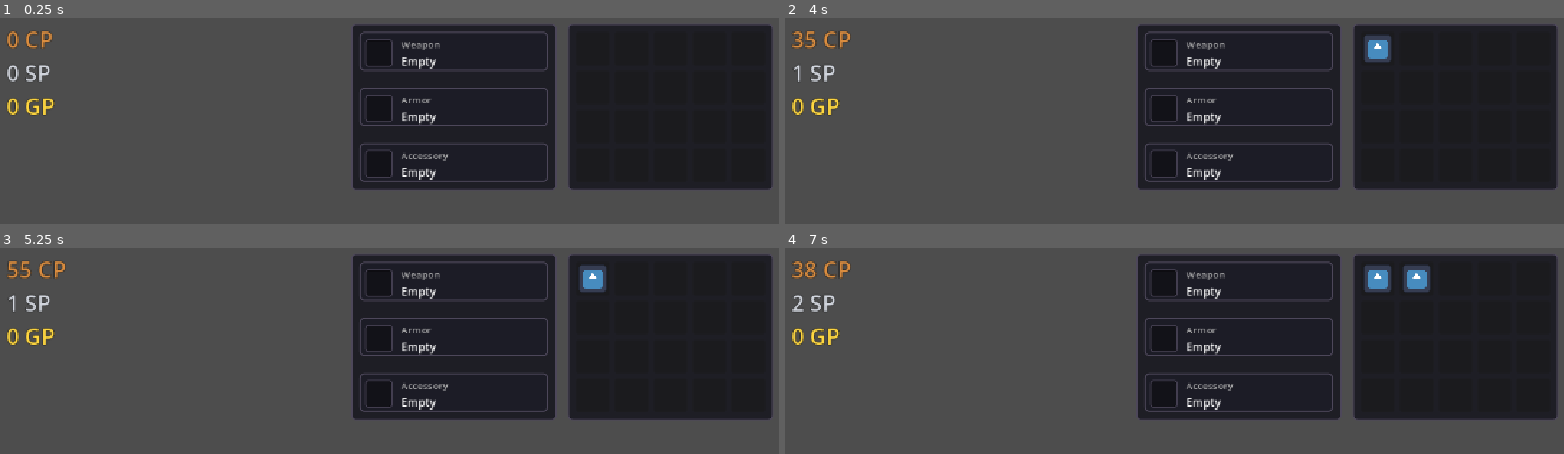
Above: before the commit, frames 1-4 (two rows, left to right).
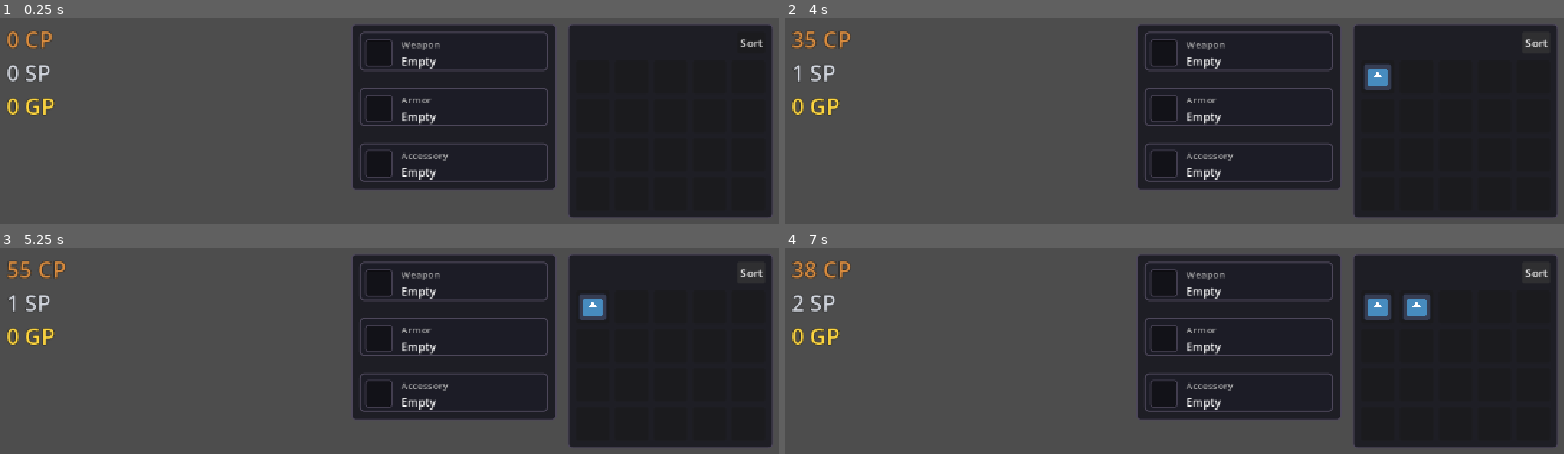
Above: after the commit, the same moments.

Repository: Aranha246/project-idle-fantasy
Game: Godot game, scene res://scenes/Main.tscn
Same seed, same stepped clock (60 frames per second), same inputs: the game is played once before the commit and once after it.
Inputs (mouse positions are in pixels of both pictures, inside the frame that each line leads up to):
- Up to frame 1 (0.25 s): no input
- Up to frame 2 (4 s): click (1532, 42) at 0.5 s, where only the run after the commit has a clickable "Sort"; tap Enter at 1.25, 2.75 s; tap Space at 2, 3.5 s; hold S 2.03-2.78 s
- Up to frame 3 (5.25 s): tap Enter at 4.25 s; hold S from 4.28 s (still down); tap Space at 5 s
- Up to frame 4 (7 s): release S at 6.53 s

The runs differ from the first frame. In frame 1, 3.7% of the frame differs, in the area x 72-100%, y 10-97%; in frame 2, 4.6%; in frame 3, 4.6%; in frame 4, 5.4%, in the area x 72-100%, y 8-97%.

Commit message:
feat: implement item stacking and inventory sorting with UI support

Diff:
--- a/scenes/ui/InventoryUI.tscn
+++ b/scenes/ui/InventoryUI.tscn
@@ -25,12 +25,26 @@
 offset_left = -320.0
 offset_top = 24.0
 offset_right = -24.0
-offset_bottom = 264.0
+offset_bottom = 300.0
 grow_horizontal = 0
 theme_override_styles/panel = SubResource("StyleBoxFlat_panel")
 script = ExtResource("1_inv")
 
-[node name="InventoryGrid" type="GridContainer" parent="."]
+[node name="Layout" type="VBoxContainer" parent="."]
+layout_mode = 2
+theme_override_constants/separation = 10
+
+[node name="Header" type="HBoxContainer" parent="Layout"]
+layout_mode = 2
+alignment = 2
+
+[node name="SortButton" type="Button" parent="Layout/Header"]
+unique_name_in_owner = true
+layout_mode = 2
+tooltip_text = "Sort Inventory (Ctrl+Shift+S)"
+text = "Sort"
+
+[node name="InventoryGrid" type="GridContainer" parent="Layout"]
 unique_name_in_owner = true
 layout_mode = 2
 theme_override_constants/h_separation = 8
--- a/scripts/core/InventoryManager.gd
+++ b/scripts/core/InventoryManager.gd
@@ -6,47 +6,152 @@
 ## `SignalBus.inventory_updated` so the UI stays fully decoupled.
 
 const MAX_CAPACITY: int = 20
+const SORT_COOLDOWN_MS: int = 1000
 
-var _slots: Array[ItemData] = []
+var _slots: Array[InventorySlot] = []
+var _last_sort_time: int = 0
 
 
 func _ready() -> void:
-	_slots.resize(MAX_CAPACITY)
+	for i in MAX_CAPACITY:
+		_slots.append(InventorySlot.new())
 
 
-## Read-only view of the current slots; an empty slot is `null`.
-func get_slots() -> Array[ItemData]:
+## Read-only view of the current slots.
+func get_slots() -> Array[InventorySlot]:
 	return _slots.duplicate()
 
 
-## Places `item` in the first empty slot and returns whether it succeeded.
-## Returns `false` for a null item or when the inventory is full.
-func add_item(item: ItemData) -> bool:
-	if item == null:
+## Adds `item` to the inventory, prioritizing stacking with existing items.
+## Returns `false` if the item could not be fully added (inventory full).
+func add_item(item: ItemData, quantity: int = 1) -> bool:
+	if item == null or quantity <= 0:
 		return false
-	var empty_index: int = _slots.find(null)
-	if empty_index == -1:
-		return false
-	_slots[empty_index] = item
+
+	var remaining_to_add: int = quantity
+
+	# 1. Try stacking in existing partial stacks
+	if item.max_stack_size > 1:
+		for i in _slots.size():
+			var slot: InventorySlot = _slots[i]
+			if slot.can_stack_item(item):
+				var can_add: int = min(remaining_to_add, slot.get_remaining_capacity())
+				slot.stack_count += can_add
+				remaining_to_add -= can_add
+				SignalBus.slot_updated.emit(i)
+
+				if remaining_to_add <= 0:
+					SignalBus.inventory_updated.emit()
+					return true
+
+	# 2. Allocate remaining to new empty slots
+	while remaining_to_add > 0:
+		var empty_index: int = -1
+		for i in _slots.size():
+			if _slots[i].is_empty():
+				empty_index = i
+				break
+
+		if empty_index == -1:
+			SignalBus.inventory_full.emit()
+			# If we added some but not all, we still return false to indicate it wasn't FULLY added
+			# but the partial addition remains.
+			SignalBus.inventory_updated.emit()
+			return false
+
+		var can_add: int = min(remaining_to_add, item.max_stack_size)
+		_slots[empty_index] = InventorySlot.new(item, can_add)
+		remaining_to_add -= can_add
+		SignalBus.slot_updated.emit(empty_index)
+
 	SignalBus.inventory_updated.emit()
 	return true
 
 
-## Returns whether `item` is currently stored in any slot.
+## Reorganizes the inventory: packs empty slots to the end, then sorts by
+## item rarity (descending), item type, and item ID.
+func sort_inventory(force_sort: bool = false) -> void:
+	var current_time: int = Time.get_ticks_msec()
+	if not force_sort and current_time - _last_sort_time < SORT_COOLDOWN_MS:
+		return
+
+	_last_sort_time = current_time
+
+	# 1. Separate items from empty slots
+	var items: Array[InventorySlot] = []
+	for slot in _slots:
+		if not slot.is_empty():
+			items.append(slot)
+
+	# 2. Sort the items
+	items.sort_custom(func(a: InventorySlot, b: InventorySlot) -> bool:
+		# Primary: Rarity (descending)
+		if a.item.rarity != b.item.rarity:
+			return a.item.rarity > b.item.rarity
+
+		# Secondary: Item Type
+		var a_prio: int = _get_type_priority(a.item.item_type)
+		var b_prio: int = _get_type_priority(b.item.item_type)
+		if a_prio != b_prio:
+			return a_prio < b_prio
+
+		# Tertiary: Item ID (grouping)
+		return a.item.item_id < b.item.item_id
+	)
+
+	# 3. Rebuild the slots array
+	for i in MAX_CAPACITY:
+		if i < items.size():
+			_slots[i] = items[i]
+		else:
+			_slots[i] = InventorySlot.new()
+
+	SignalBus.inventory_reorganized.emit()
+	SignalBus.inventory_updated.emit()
+
+
+func _get_type_priority(type: ItemData.ItemType) -> int:
+	match type:
+		ItemData.ItemType.CONSUMABLE: return 0
+		ItemData.ItemType.WEAPON, ItemData.ItemType.ARMOR: return 1
+		ItemData.ItemType.MATERIAL: return 2
+	return 99
+
+
+## Returns whether any slot holds an item with the matching data.
 func has_item(item: ItemData) -> bool:
 	if item == null:
 		return false
-	return _slots.has(item)
+	for slot in _slots:
+		if not slot.is_empty() and slot.item == item:
+			return true
+	return false
 
 
-## Removes `item` from the inventory and returns whether it was found.
-## The matching slot is cleared and `SignalBus.inventory_updated` is emitted.
-func remove_item(item: ItemData) -> bool:
-	if item == null:
+## Removes one or more of an item from the inventory.
+func remove_item(item: ItemData, quantity: int = 1) -> bool:
+	if item == null or quantity <= 0:
 		return false
-	var index: int = _slots.find(item)
-	if index == -1:
-		return false
-	_slots[index] = null
+
+	var remaining_to_remove: int = quantity
+
+	# Iterate backwards to remove from partial stacks first or just keep it simple?
+	# Standard behavior is to remove from the end or just any matching slot.
+	for i in range(_slots.size() - 1, -1, -1):
+		var slot: InventorySlot = _slots[i]
+		if not slot.is_empty() and slot.item.item_id == item.item_id:
+			var can_remove: int = min(remaining_to_remove, slot.stack_count)
+			slot.stack_count -= can_remove
+			remaining_to_remove -= can_remove
+
+			if slot.stack_count <= 0:
+				_slots[i] = InventorySlot.new()
+
+			SignalBus.slot_updated.emit(i)
+
+			if remaining_to_remove <= 0:
+				SignalBus.inventory_updated.emit()
+				return true
+
 	SignalBus.inventory_updated.emit()
-	return true
+	return remaining_to_remove == 0
--- /dev/null
+++ b/scripts/core/InventorySlot.gd
@@ -0,0 +1,21 @@
+class_name InventorySlot
+extends RefCounted
+## A single slot in the inventory, tracking the item and its current stack count.
+
+var item: ItemData = null
+var stack_count: int = 0
+
+func _init(p_item: ItemData = null, p_count: int = 0) -> void:
+	item = p_item
+	stack_count = p_count
+
+func is_empty() -> bool:
+	return item == null
+
+func can_stack_item(p_item: ItemData) -> bool:
+	if is_empty(): return false
+	return item.item_id == p_item.item_id and stack_count < item.max_stack_size
+
+func get_remaining_capacity() -> int:
+	if is_empty(): return 0
+	return item.max_stack_size - stack_count
--- a/scripts/core/SignalBus.gd
+++ b/scripts/core/SignalBus.gd
@@ -15,6 +15,15 @@
 ## Emitted whenever the contents of the player's inventory change.
 signal inventory_updated()
 
+## Emitted when a specific inventory slot is updated.
+signal slot_updated(index: int)
+
+## Emitted when the inventory is full and an item cannot be added.
+signal inventory_full()
+
+## Emitted after the inventory has been sorted and reorganized.
+signal inventory_reorganized()
+
 ## Emitted when a defeated enemy drops an item, with the drop position used
 ## for in-game feedback.
 signal item_dropped(item_data: ItemData, drop_position: Vector2)
--- a/scripts/ui/InventorySlotUI.gd
+++ b/scripts/ui/InventorySlotUI.gd
@@ -9,6 +9,7 @@
 const SLOT_SIZE: float = 48.0
 
 var _icon: TextureRect
+var _stack_label: Label
 
 
 func _ready() -> void:
@@ -28,16 +29,62 @@
 	_icon.mouse_filter = Control.MOUSE_FILTER_IGNORE
 	add_child(_icon)
 
+	_build_stack_label()
 
-## Updates the slot to display `new_item`, or clears it when `new_item` is null.
-func set_item(new_item: ItemData) -> void:
-	item = new_item
-	if new_item != null:
-		_icon.texture = resolve_item_icon(new_item)
-		tooltip_text = format_item_tooltip(new_item)
-	else:
+
+func _build_stack_label() -> void:
+	# Semi-transparent background for readability
+	var bg := Panel.new()
+	bg.set_anchors_preset(Control.PRESET_BOTTOM_RIGHT)
+	bg.offset_left = -24
+	bg.offset_top = -18
+	bg.mouse_filter = Control.MOUSE_FILTER_IGNORE
+
+	var style := StyleBoxFlat.new()
+	style.bg_color = Color(0, 0, 0, 0.5)
+	style.set_corner_radius_all(2)
+	bg.add_theme_stylebox_override("panel", style)
+	add_child(bg)
+
+	_stack_label = Label.new()
+	_stack_label.set_anchors_preset(Control.PRESET_FULL_RECT)
+	_stack_label.horizontal_alignment = HORIZONTAL_ALIGNMENT_CENTER
+	_stack_label.vertical_alignment = VERTICAL_ALIGNMENT_CENTER
+	_stack_label.add_theme_font_size_override("font_size", 12)
+	_stack_label.mouse_filter = Control.MOUSE_FILTER_IGNORE
+	bg.add_child(_stack_label)
+
+	# Initial state
+	bg.visible = false
+
+
+## Updates the slot to display the contents of an `InventorySlot`.
+func set_item_slot(slot: InventorySlot) -> void:
+	if slot == null or slot.is_empty():
+		item = null
 		_icon.texture = null
 		tooltip_text = ""
+		_stack_label.get_parent().visible = false
+		return
+
+	item = slot.item
+	_icon.texture = resolve_item_icon(item)
+	tooltip_text = format_item_tooltip(item)
+
+	var count: int = slot.stack_count
+	if count > 1:
+		_stack_label.text = str(count)
+		_stack_label.get_parent().visible = true
+
+		# Basic font scaling for large numbers
+		if count >= 1000:
+			_stack_label.add_theme_font_size_override("font_size", 9)
+		elif count >= 100:
+			_stack_label.add_theme_font_size_override("font_size", 10)
+		else:
+			_stack_label.add_theme_font_size_override("font_size", 12)
+	else:
+		_stack_label.get_parent().visible = false
 
 
 func _get_drag_data(_at_position: Vector2) -> Variant:
--- a/scripts/ui/InventoryUI.gd
+++ b/scripts/ui/InventoryUI.gd
@@ -5,14 +5,26 @@
 const SLOT_COUNT: int = 20
 
 @onready var _grid: GridContainer = %InventoryGrid
+@onready var _sort_button: Button = %SortButton
 
 var _slots: Array[InventorySlotUI] = []
 
 
 func _ready() -> void:
 	SignalBus.inventory_updated.connect(_on_inventory_updated)
+	SignalBus.slot_updated.connect(_on_slot_updated)
+	SignalBus.inventory_reorganized.connect(_on_inventory_reorganized)
+
+	_sort_button.pressed.connect(_on_sort_pressed)
+
 	_build_slots()
 	_refresh_slots()
+
+
+func _input(event: InputEvent) -> void:
+	if event is InputEventKey and event.pressed:
+		if event.ctrl_pressed and event.shift_pressed and event.keycode == KEY_S:
+			_on_sort_pressed()
 
 
 func _build_slots() -> void:
@@ -26,10 +38,26 @@
 	_refresh_slots()
 
 
+func _on_slot_updated(index: int) -> void:
+	if index >= 0 and index < _slots.size():
+		var slots: Array[InventorySlot] = InventoryManager.get_slots()
+		if index < slots.size():
+			_slots[index].set_item_slot(slots[index])
+
+
+func _on_inventory_reorganized() -> void:
+	_refresh_slots()
+
+
+func _on_sort_pressed() -> void:
+	if is_instance_valid(InventoryManager):
+		InventoryManager.sort_inventory(true)
+
+
 func _refresh_slots() -> void:
-	var items: Array[ItemData] = InventoryManager.get_slots()
+	var slots: Array[InventorySlot] = InventoryManager.get_slots()
 	for i: int in _slots.size():
-		var item: ItemData = null
-		if i < items.size():
-			item = items[i]
-		_slots[i].set_item(item)
+		var slot_data: InventorySlot = null
+		if i < slots.size():
+			slot_data = slots[i]
+		_slots[i].set_item_slot(slot_data)
Not shown, added: _inventory_feature_check.gd.uid
Not shown, added: scripts/core/InventorySlot.gd.uid
Not shown, added: _inv_check.log
